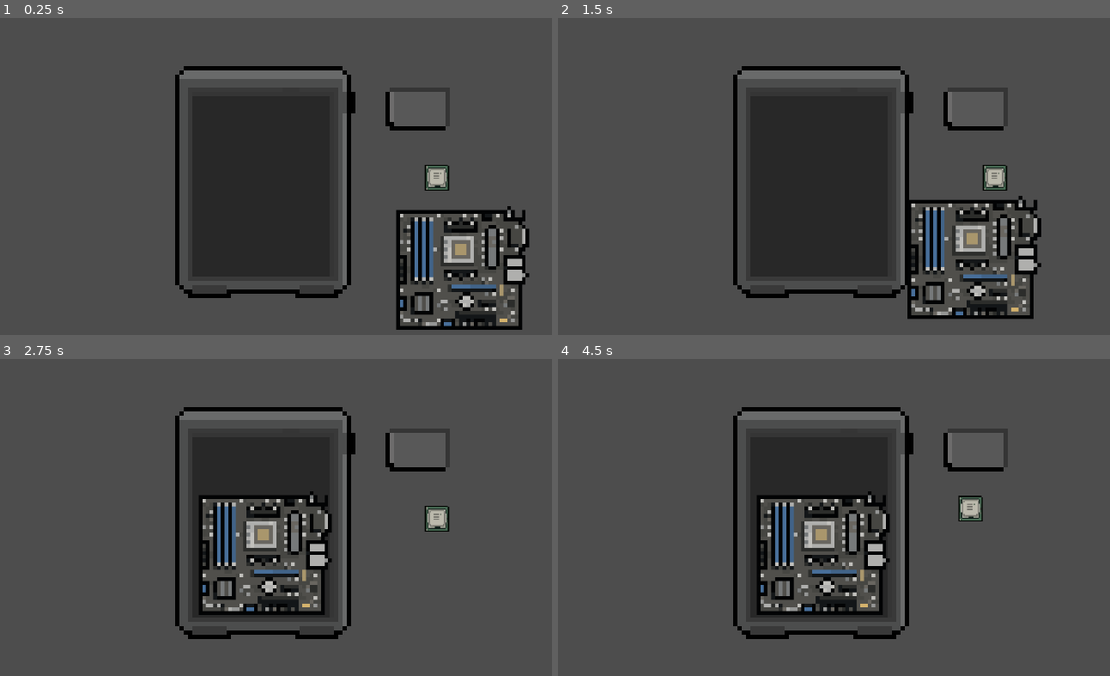
Above: before the commit, frames 1-4 (two rows, left to right).
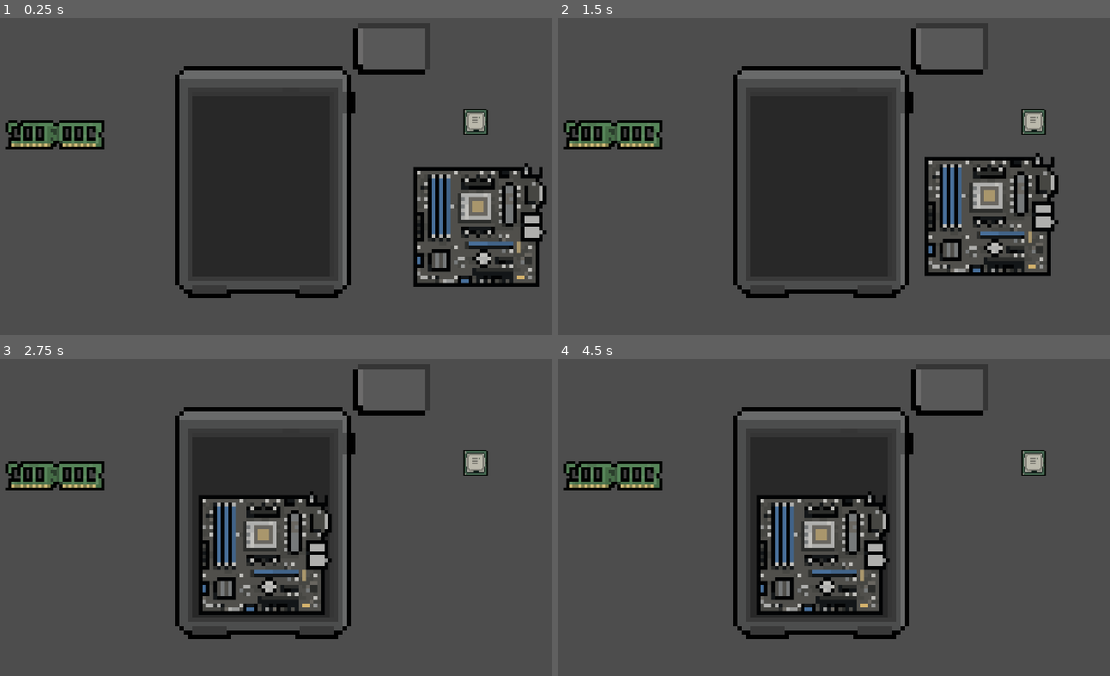
Above: after the commit, the same moments.

Repository: Raikosuu/Full-Tech-Panic_Public
Game: Godot game, scene res://scenes/minigame_1_v_2.tscn
The game is run twice, just before and just after one commit, with the same random seed, the same clock (stepped at 60 frames per second) and the same inputs. This scene is started directly instead of the project's main scene.
Inputs (mouse positions are in pixels of both pictures, inside the frame that each line leads up to):
- Up to frame 1 (0.25 s): no input
- Up to frame 2 (1.5 s): tap Enter at 0.5 s; move the mouse to (789, 249) at 0.52 s; hold W (move_up) 0.53-1.25 s; click (789, 249) at 0.67 s; tap Space at 1.25 s; drag from (1027, 230) to (822, 182) at 1.27 s
- Up to frame 3 (2.75 s): move the mouse to (60, 457) at 2.02 s; hold A (move_left) from 2.03 s (still down)
- Up to frame 4 (4.5 s): release A (move_left) at 2.75 s; tap Enter at 2.75, 4.25 s; drag from (856, 514) to (618, 457) at 2.77 s; tap Space at 3.5 s; move the mouse to (718, 419) at 3.52 s; hold S (move_down) 3.53-4.25 s; drag from (972, 495) to (867, 450) at 4.27 s

The runs differ from the first frame. In frame 1, 11% of the frame differs, in the area x 0-100%, y 3-99%; in frame 2, 11%; in frame 3, 2.8%; in frame 4, 2.9%.

Commit message:
remaking insert scripts
adding parts to motherboard and reflecting changes

Diff:
--- a/scenes/minigame_1_v_2.tscn
+++ b/scenes/minigame_1_v_2.tscn
@@ -5,10 +5,10 @@
 [ext_resource type="Script" uid="uid://chjytmmg3ww1f" path="res://scripts/MOBOscript.gd" id="3_cn6rf"]
 [ext_resource type="PackedScene" uid="uid://duno78x0srmi8" path="res://scenes/su_battery.tscn" id="3_ebvq3"]
 [ext_resource type="PackedScene" uid="uid://bhph80goxwfn5" path="res://scenes/snap_zone.tscn" id="4_cn6rf"]
-[ext_resource type="Texture2D" uid="uid://bufk8b7ghrd2t" path="res://assets/Computer parts/Motherboard states/MB-CPU_ins.png" id="4_vlne0"]
 [ext_resource type="Script" uid="uid://mxawbst031b8" path="res://scripts/BATTERYscript.gd" id="5_fpq7e"]
 [ext_resource type="PackedScene" uid="uid://t6monse15254" path="res://scenes/cpu.tscn" id="6_s7b8k"]
 [ext_resource type="PackedScene" uid="uid://ccxttvxg0gs8" path="res://scenes/screws.tscn" id="7_s6qws"]
+[ext_resource type="PackedScene" uid="uid://pgpcgeywpbc5" path="res://scenes/ram_module.tscn" id="10_qbqew"]
 
 [node name="Minigame1_v2" type="Node2D"]
 
@@ -18,45 +18,46 @@
 [node name="SU_main" parent="." instance=ExtResource("1_xsi8y")]
 
 [node name="MoBo" parent="." instance=ExtResource("1_8f04i")]
-position = Vector2(46, 22)
+position = Vector2(50, 12)
 script = ExtResource("3_cn6rf")
 
 [node name="snapzone" parent="MoBo" index="2"]
 accepted_components = Array[NodePath]([NodePath("../../CPU")])
 accepted_type = "CPU"
-preview_modulate = null
 remove_component = true
-target_sprite = NodePath("../Sprite2D")
-snapped_texture = ExtResource("4_vlne0")
+allow_preview = false
+
+[node name="snapzone2" parent="MoBo" index="3"]
+accepted_components = Array[NodePath]([NodePath("../../RAM_Module")])
+accepted_type = "RAM"
+remove_component = true
 allow_preview = false
 
 [node name="SU_Battery" parent="." instance=ExtResource("3_ebvq3")]
-position = Vector2(36, -15)
+position = Vector2(30, -29)
 script = ExtResource("5_fpq7e")
 
 [node name="CPU" parent="." instance=ExtResource("6_s7b8k")]
-position = Vector2(40, 1)
+position = Vector2(49, -12)
+
+[node name="RAM_Module" parent="." instance=ExtResource("10_qbqew")]
+position = Vector2(-49, -9)
+lock_rotation = true
+linear_damp = 50.0
+angular_damp = 50.0
 
 [node name="snapzones" type="Node2D" parent="."]
 
 [node name="Battery_snapzone" parent="snapzones" instance=ExtResource("4_cn6rf")]
-position = Vector2(10, -15)
+position = Vector2(7, -13)
 scale = Vector2(0.5, 0.5)
 accepted_components = Array[NodePath]([NodePath("../../SU_Battery")])
 accepted_type = "BATTERY"
-preview_modulate = null
-remove_component = null
-target_sprite = null
-allow_preview = null
 
 [node name="MoBo_snapzone" parent="snapzones" instance=ExtResource("4_cn6rf")]
 position = Vector2(0, 9)
 accepted_components = Array[NodePath]([NodePath("../../MoBo")])
 accepted_type = "MOBO"
-preview_modulate = null
-remove_component = null
-target_sprite = null
-allow_preview = null
 
 [node name="Screws" type="Node2D" parent="."]
 visible = false
--- a/scenes/mo_bo.tscn
+++ b/scenes/mo_bo.tscn
@@ -1,6 +1,7 @@
-[gd_scene load_steps=4 format=3 uid="uid://hqijequt6jg7"]
+[gd_scene load_steps=5 format=3 uid="uid://hqijequt6jg7"]
 
 [ext_resource type="Texture2D" uid="uid://bl4pt5t35q8o2" path="res://assets/Computer parts/Motherboard states/Motherboard.png" id="1_uajp5"]
+[ext_resource type="Script" uid="uid://chur0ytwnfpw0" path="res://scripts/mobo_state.gd" id="2_6vyd3"]
 [ext_resource type="PackedScene" uid="uid://bhph80goxwfn5" path="res://scenes/snap_zone.tscn" id="2_gqnev"]
 
 [sub_resource type="RectangleShape2D" id="RectangleShape2D_gqnev"]
@@ -15,6 +16,7 @@
 scale = Vector2(0.86363643, 0.8689025)
 texture = ExtResource("1_uajp5")
 flip_h = true
+script = ExtResource("2_6vyd3")
 
 [node name="CollisionShape2D" type="CollisionShape2D" parent="."]
 position = Vector2(-1, 0.25)
@@ -23,3 +25,7 @@
 [node name="snapzone" parent="." instance=ExtResource("2_gqnev")]
 position = Vector2(0, -3.9999998)
 scale = Vector2(0.4, 0.4)
+
+[node name="snapzone2" parent="." instance=ExtResource("2_gqnev")]
+position = Vector2(-9.000001, -1.9999999)
+scale = Vector2(0.4, 0.4)
--- a/scenes/ram_module.tscn
+++ b/scenes/ram_module.tscn
@@ -1,22 +1,18 @@
-[gd_scene load_steps=5 format=3 uid="uid://pgpcgeywpbc5"]
+[gd_scene load_steps=4 format=3 uid="uid://pgpcgeywpbc5"]
 
 [ext_resource type="Script" uid="uid://dxv6nfcme5su2" path="res://scripts/drag_cont.gd" id="1_6bpva"]
 [ext_resource type="Texture2D" uid="uid://bdq1egybrbah" path="res://assets/Computer parts/DDR4_RAM.png" id="1_13k6a"]
 
-[sub_resource type="PhysicsMaterial" id="PhysicsMaterial_6bpva"]
-
 [sub_resource type="RectangleShape2D" id="RectangleShape2D_6bpva"]
-size = Vector2(56, 12)
+size = Vector2(22, 6)
 
 [node name="RAM_Module" type="RigidBody2D"]
-physics_material_override = SubResource("PhysicsMaterial_6bpva")
 script = ExtResource("1_6bpva")
 
 [node name="Ddr4Ram" type="Sprite2D" parent="."]
 position = Vector2(9.536743e-07, 0)
-scale = Vector2(1.7195122, 1.6666666)
+scale = Vector2(0.7, 0.678)
 texture = ExtResource("1_13k6a")
 
 [node name="CollisionShape2D" type="CollisionShape2D" parent="."]
-position = Vector2(0, -2)
 shape = SubResource("RectangleShape2D_6bpva")
--- a/scenes/su_battery.tscn
+++ b/scenes/su_battery.tscn
@@ -3,7 +3,7 @@
 [ext_resource type="Texture2D" uid="uid://bdgpaut3jjctr" path="res://assets/Computer parts/SystemUnit/SU_Battery.png" id="1_0fd01"]
 
 [sub_resource type="RectangleShape2D" id="RectangleShape2D_1g5m3"]
-size = Vector2(15, 10)
+size = Vector2(18.5, 12)
 
 [node name="SU_Battery" type="RigidBody2D"]
 lock_rotation = true
@@ -11,8 +11,9 @@
 angular_damp = 50.0
 
 [node name="Sprite2D" type="Sprite2D" parent="."]
+scale = Vector2(1.2, 1.2)
 texture = ExtResource("1_0fd01")
 
 [node name="CollisionShape2D" type="CollisionShape2D" parent="."]
-position = Vector2(-0.5, 0)
+position = Vector2(-0.25, 0)
 shape = SubResource("RectangleShape2D_1g5m3")
--- /dev/null
+++ b/scripts/mobo_state.gd
@@ -0,0 +1,41 @@
+extends Sprite2D
+
+# Map each combination of installed parts → a texture path.
+# Key is a sorted, comma-joined string of installed part types.
+# "" = bare board, "BATTERY" = battery only, "BATTERY,CPU" = both, etc.
+const TEXTURE_MAP: Dictionary = {
+	"":                   "res://assets/Computer parts/Motherboard states/Motherboard.png",
+	#"BATTERY":            "res://assets/Computer parts/Motherboard states/MB_Battery.png",
+	"CPU":                "res://assets/Computer parts/Motherboard states/MB-CPU_ins.png",
+	"RAM":                "res://assets/Computer parts/Motherboard states/MB-RAM_ins.png",
+	#"BATTERY,CPU":        "res://assets/Computer parts/Motherboard states/MB_Battery_CPU.png",
+	#"BATTERY,RAM":        "res://assets/Computer parts/Motherboard states/MB_Battery_RAM.png",
+	"CPU,RAM":            "res://assets/Computer parts/Motherboard states/MB-CPU-RAM_ins.png",
+	#"BATTERY,CPU,RAM":    "res://assets/Computer parts/Motherboard states/MB_Full.png",
+}
+
+var installed: Array[String] = []
+
+func _ready() -> void:
+	# Connect every snap zone that belongs to this motherboard.
+	# Adjust these paths to match your scene tree.
+	for snap_zone in get_parent().find_children("*", "Area2D", true, false):
+		if snap_zone.has_signal("part_snapped"):
+			snap_zone.part_snapped.connect(_on_part_snapped)
+
+func _on_part_snapped(slot_type: String) -> void:
+	if slot_type not in installed:
+		installed.append(slot_type)
+	_update_texture()
+
+func _update_texture() -> void:
+	var key: String = ",".join(installed)   # already appended in order
+	# Sort so order of installation doesn't matter
+	var sorted_parts := installed.duplicate()
+	sorted_parts.sort()
+	key = ",".join(sorted_parts)
+
+	if key in TEXTURE_MAP:
+		texture = load(TEXTURE_MAP[key])
+	else:
+		push_warning("mobo_state: no texture for combination: " + key)
--- a/scripts/snap_zone.gd
+++ b/scripts/snap_zone.gd
@@ -9,6 +9,8 @@
 @export var target_sprite: NodePath                 # optional: sprite to update (e.g. motherboard)
 @export var snapped_texture: Texture2D              # optional: texture to swap in
 @export var allow_preview: bool = true              # disable preview for certain parts
+
+signal part_snapped(slot_type: String)
 
 var _preview: Sprite2D = null
 
@@ -74,6 +76,7 @@
 	if get_overlapping_bodies().has(component):
 		component.snap(global_position)
 		print("Connected: ", component.component_type, " → ", name)
+		emit_signal("part_snapped", accepted_type)
 
 		# Hide/disappear component only if configured
 		if remove_component:
Renamed: assets/Computer parts/Motherboard states/MB-ALL_ins.png -> assets/Computer parts/Motherboard states/MB-CPU-RAM_ins.png
Not shown, changed: assets/Computer parts/Motherboard states/MB-CPU-RAM_ins.png.import
Not shown, added: scripts/mobo_state.gd.uid
